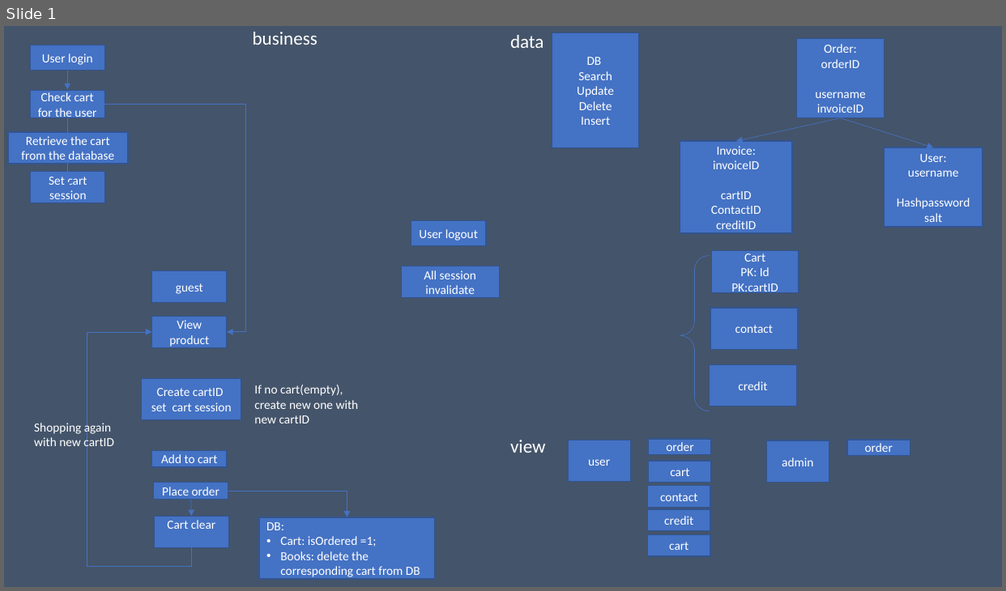
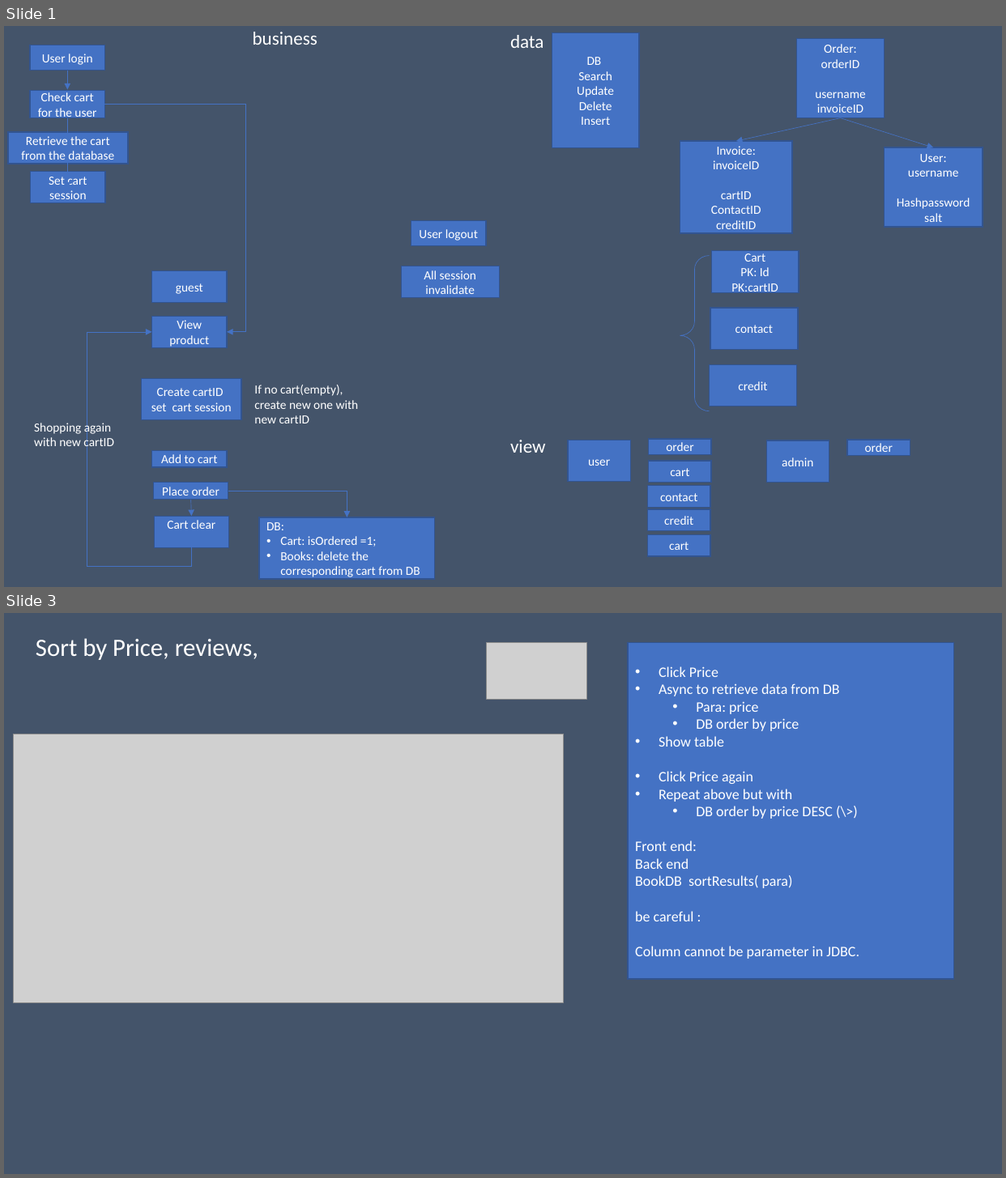
Before and after one commit to sherwinwater/bookstore, a slide deck: build/web/doc/business flow.pptx. Shown one above the other, each under a label of ours: slide 1 before the commit, slides 1 and 3 after it; the slides between them are not shown. The pictures are 1006x591 and 1006x1178 pixels, drawn with LibreOffice and Linux fonts; fonts in the diff are those of the drawing; grey boxes stand for pictures. Boxes give left, top, right and bottom in pixels: in the first picture for what was removed or moved away, otherwise in the second. Text is boxed around its words. In the diff, an @@ line names an element or a change of style, - is before the commit and + after.

Commit message:
admin update book part with sort by price

```diff
--- a/build/web/doc/business flow.pptx
+++ b/build/web/doc/business flow.pptx
@@ slide 3 added at (4,613,1002,1174), background #44546A @@
@@ text added at (36,638,258,660), 24 pt, text #FFFFFF @@
+Sort by Price, reviews,
@@ picture added at (487,643,588,699) @@
@@ rectangle added at (628,643,953,979), fill #4472C4, outline #325491 1 pt, 14 pt, text #FFFFFF @@
+• Click Price
+• Async to retrieve data from DB
+  • Para: price
+  • DB order by price
+• Show table
+• Click Price again
+• Repeat above but with
+  • DB order by price DESC (\>)
+Front end:
+Back end
+BookDB sortResults( para)
+be careful :
+Column cannot be parameter in JDBC.
@@ picture added at (14,735,564,1003) @@
```
Also in this commit, not shown: 1 slide changed, 28 other files.
